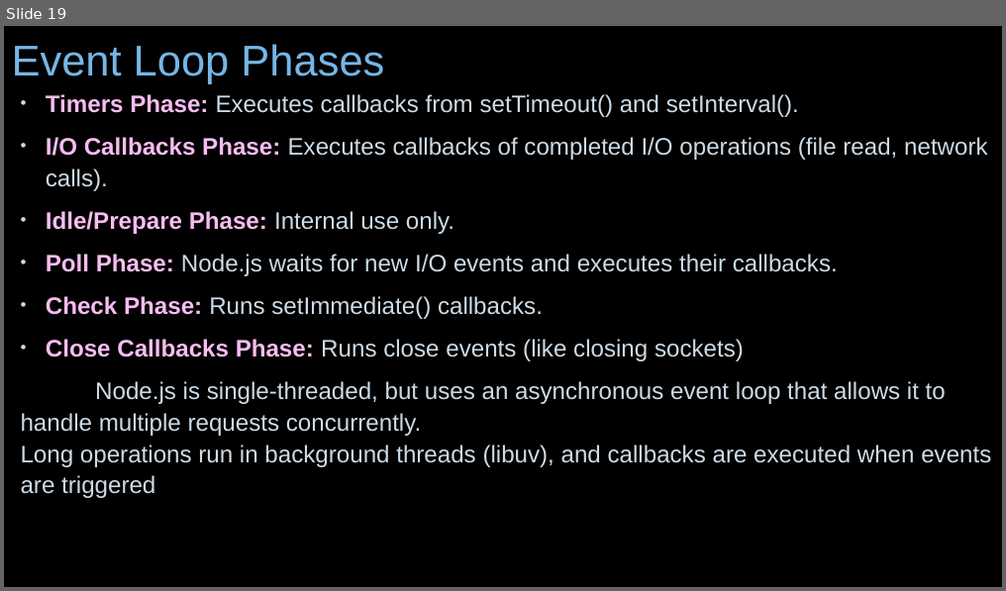
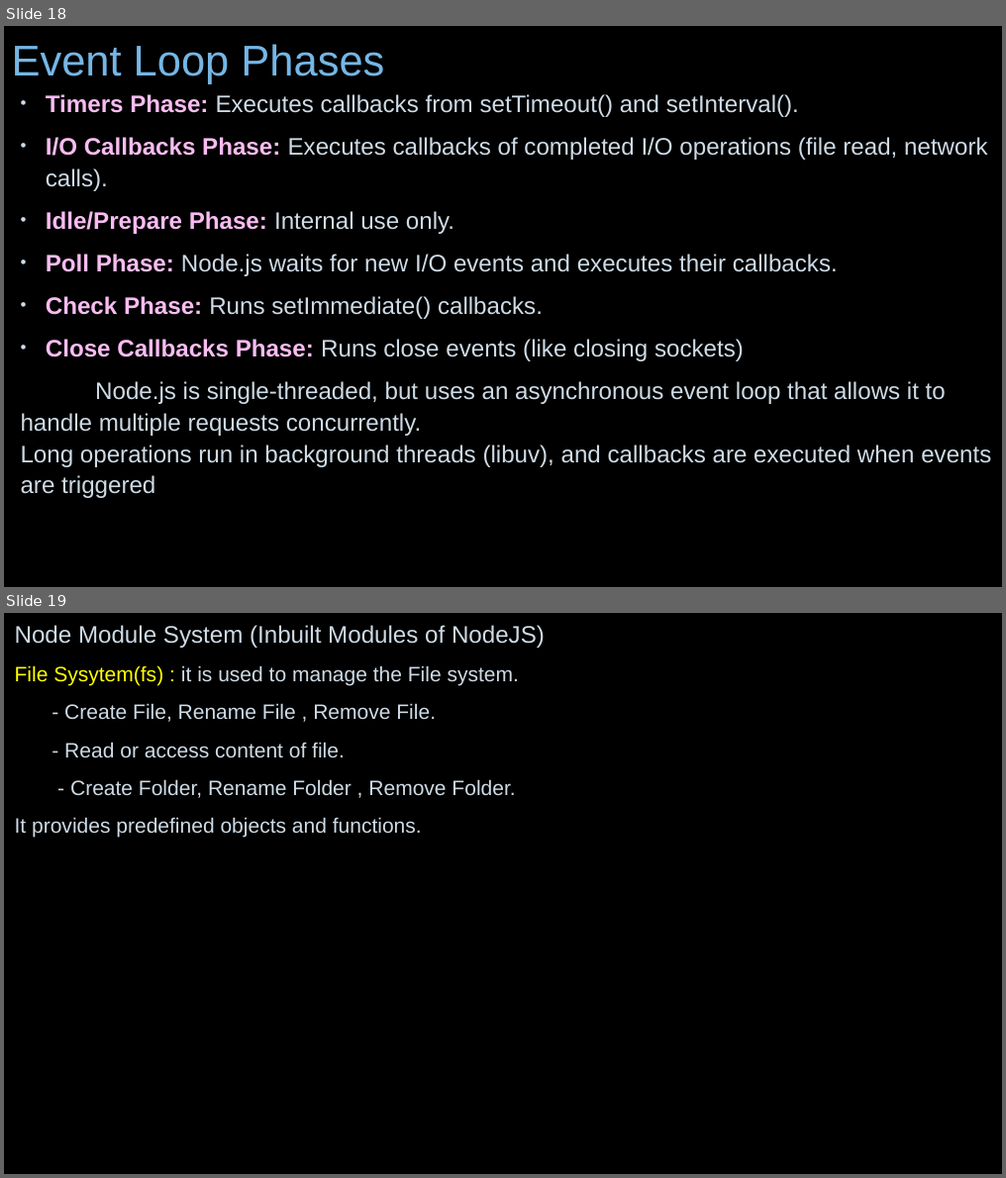
Before and after one commit to JhanaR/mylearnNode, a slide deck: BackEnd - Notes.pptx. Shown one above the other, each under a label of ours: slide 19 before the commit, slides 18 and 19 after it. The pictures are 1006x591 and 1006x1178 pixels, drawn with LibreOffice and Linux fonts; fonts in the diff are those of the drawing; background and template pictures are left out. Boxes give left, top, right and bottom in pixels: in the first picture for what was removed or moved away, otherwise in the second. Text is boxed around its words. In the diff, an @@ line names an element or a change of style, - is before the commit and + after.

```diff
--- a/BackEnd - Notes.pptx
+++ b/BackEnd - Notes.pptx
@@ slide 19 added at [4,613,1002,1174], background picture (left out) @@
@@ text added at [15,625,545,837], 20 pt, text #CEDBE6 @@
+Node Module System (Inbuilt Modules of NodeJS)
+File Sysytem(fs) : it is used to manage the File system.
+- Create File, Rename File , Remove File.
+- Read or access content of file.
+- Create Folder, Rename Folder , Remove Folder.
+It provides predefined objects and functions.
@@ what was slide 19 is now slide 18 @@
```
Also in this commit, not shown: 8 slides changed, 3 other slides added, 2 slides removed, 14 other files.
